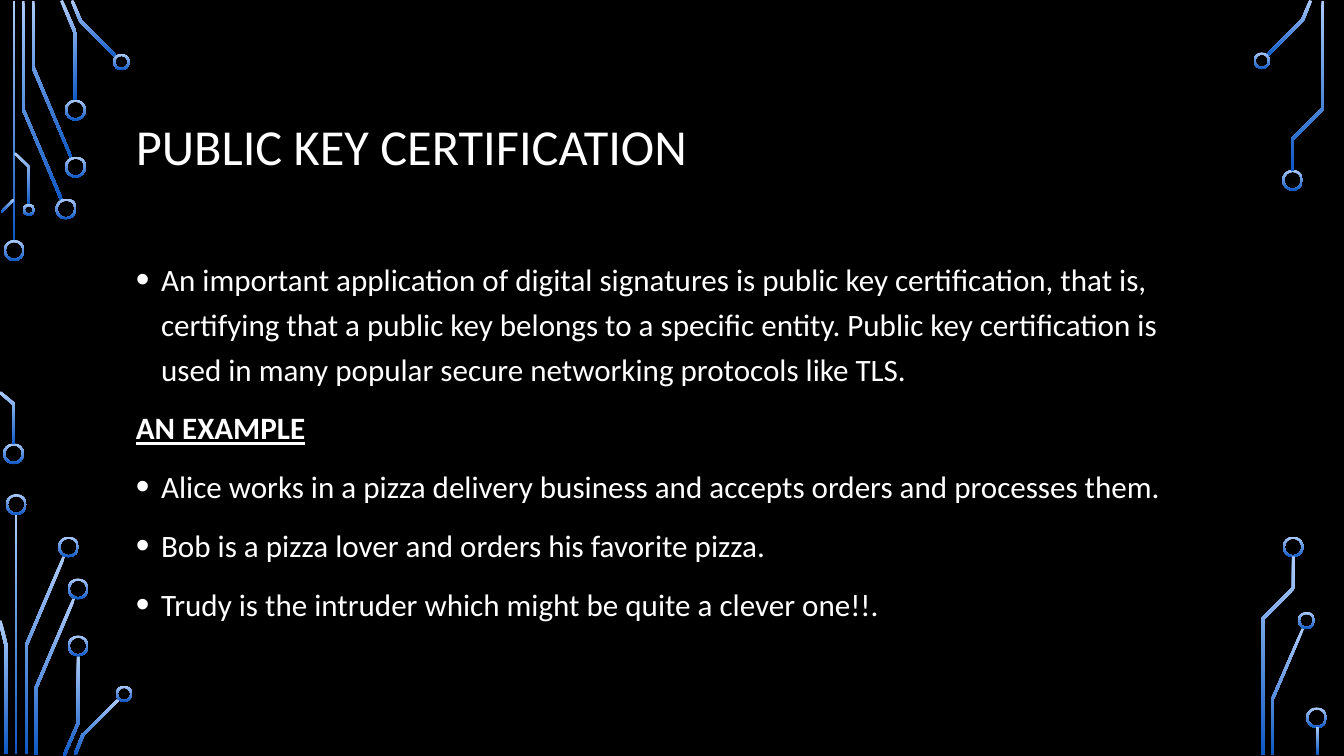
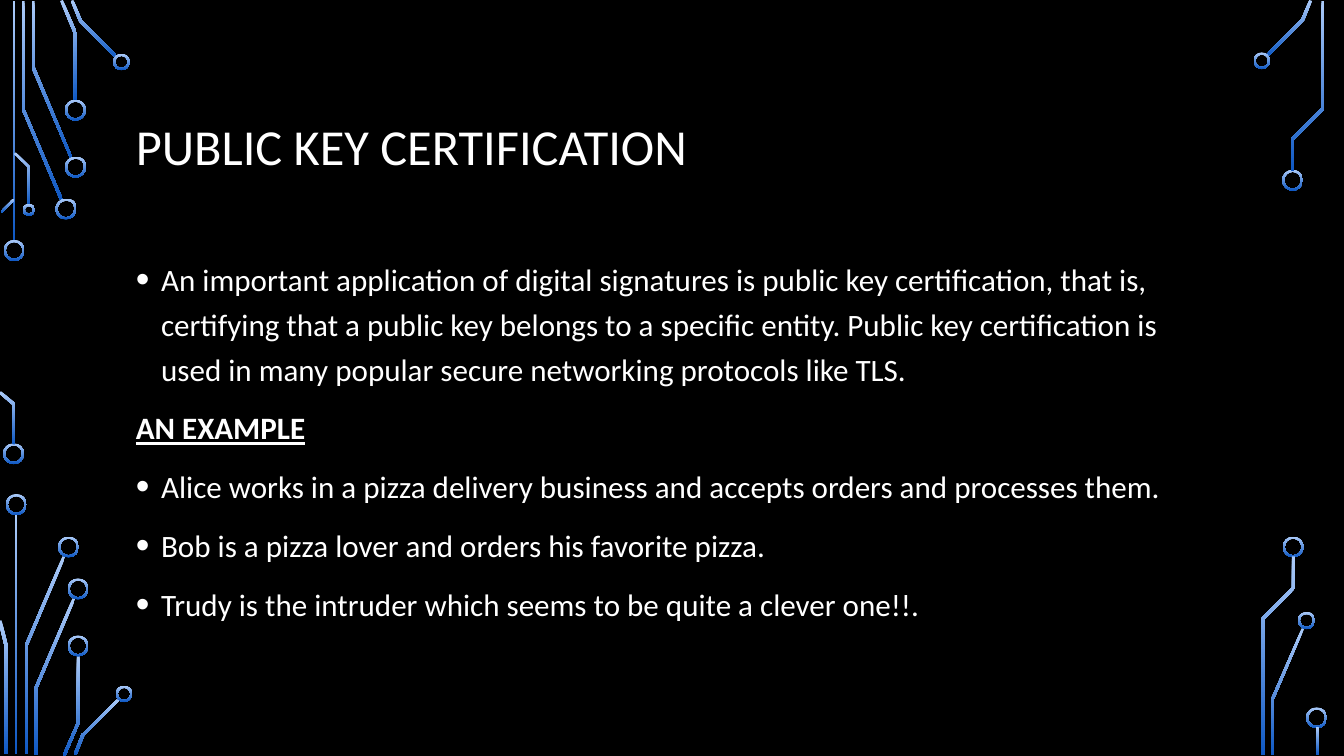
Before and after one commit to CDsonji/NET-Seminar, a slide deck: slide 35 of TLS.pptx. Drawn at 1344x756 pixels with LibreOffice and Linux fonts; fonts in the diff are those of the drawing; background and template pictures are left out. Boxes give left, top, right and bottom in pixels: in the first picture for what was removed or moved away, otherwise in the second. Text is boxed around its words. In the diff, an @@ line names an element or a change of style, - is before the commit and + after.

```diff
--- a/TLS.pptx
+++ b/TLS.pptx
@@ text at (161, 594, 919, 621): text changed @@
-• Trudy is the intruder which might be quite a clever one!!.
+• Trudy is the intruder which seems to be quite a clever one!!.
```
Also in this commit, not shown: 4 other slides changed, 1 slide added.
